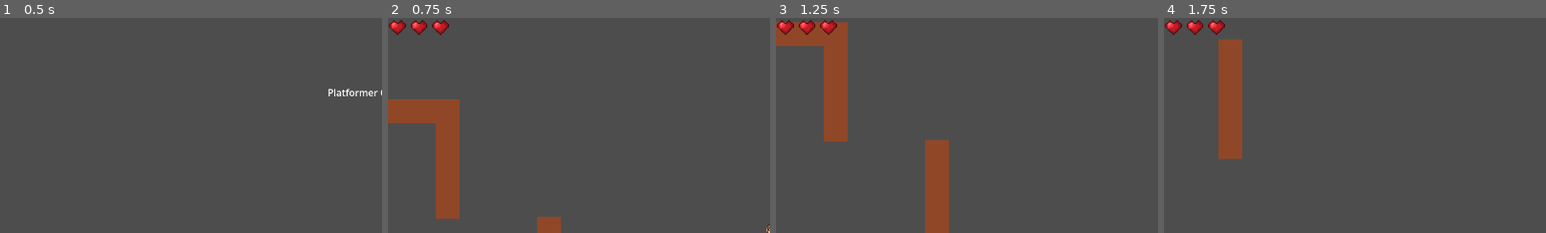
Above: before the commit, frames 1-4 (left to right).
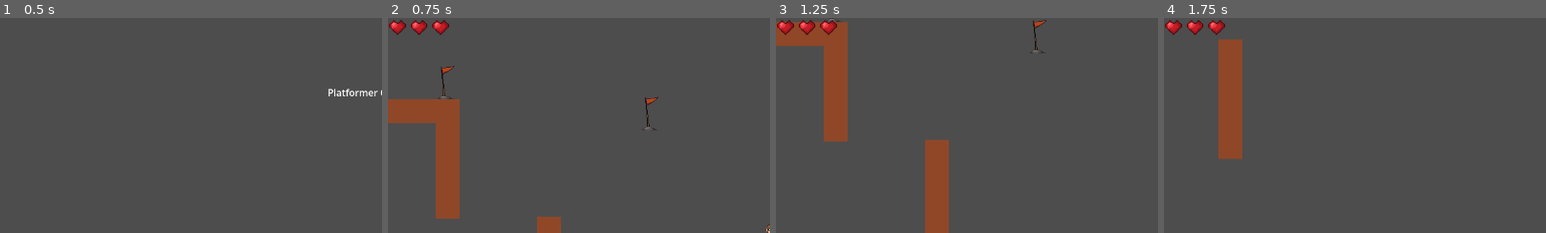
Above: after the commit, the same moments.

Repository: ShadowKnight-13/Platformer-Game
Game: Godot game, scene res://UI/main_menu.tscn
Two runs of this game, one before a commit and one after it. Both use one fixed random seed, a clock stepped at 60 frames per second and the inputs below.
Inputs:
- Up to frame 1 (0.5 s): no input
- Up to frame 2 (0.75 s): click "Start" at 0.5 s
- Up to frame 3 (1.25 s): no input
- Up to frame 4 (1.75 s): hold D (move_right) from 1.28 s (still down); tap Shift (dash) at 1.35 s; tap Space (jump) at 1.52 s
The pictures show only the part of the screen within x 0-50%, y 0-50%; the shares and areas given below are measured in that part.

Frame 1 is identical in both runs. In frame 2, 0.3% of the frame differs, in the area x 13-71%, y 22-52%; in frame 3, 0.1%; in frame 4, nothing differs.

Commit message:
checkpoint anim
idle wave animation for checkpoint

Diff:
--- a/checkpoint.tscn
+++ b/checkpoint.tscn
@@ -1,8 +1,49 @@
-[gd_scene load_steps=0 format=3 uid="uid://3ngjlfokelpb"]
+[gd_scene format=3 uid="uid://3ngjlfokelpb"]
 
 [ext_resource type="Script" uid="uid://cs37od0yb8unt" path="res://checkpoint.gd" id="1_luqgl"]
+[ext_resource type="Texture2D" uid="uid://cwgtnacbniud3" path="res://Assets/general/pg-checkpoint.png" id="2_r6hke"]
 
 [sub_resource type="CapsuleShape2D" id="CapsuleShape2D_r6hke"]
+radius = 14.0
+height = 62.0
+
+[sub_resource type="Animation" id="Animation_r6hke"]
+length = 0.001
+tracks/0/type = "value"
+tracks/0/imported = false
+tracks/0/enabled = true
+tracks/0/path = NodePath("Sprite2D:frame")
+tracks/0/interp = 1
+tracks/0/loop_wrap = true
+tracks/0/keys = {
+"times": PackedFloat32Array(0),
+"transitions": PackedFloat32Array(1),
+"update": 1,
+"values": [0]
+}
+
+[sub_resource type="Animation" id="Animation_tnhlw"]
+resource_name = "Wave1"
+length = 2.0
+loop_mode = 1
+tracks/0/type = "value"
+tracks/0/imported = false
+tracks/0/enabled = true
+tracks/0/path = NodePath("Sprite2D:frame")
+tracks/0/interp = 1
+tracks/0/loop_wrap = true
+tracks/0/keys = {
+"times": PackedFloat32Array(0, 0.5001515, 1.000303, 1.5004547),
+"transitions": PackedFloat32Array(1, 1, 1, 1),
+"update": 1,
+"values": [0, 1, 2, 3]
+}
+
+[sub_resource type="AnimationLibrary" id="AnimationLibrary_s20m7"]
+_data = {
+&"RESET": SubResource("Animation_r6hke"),
+&"Wave1": SubResource("Animation_tnhlw")
+}
 
 [node name="Area2D" type="Area2D" unique_id=1568768071]
 collision_layer = 2
@@ -10,3 +51,11 @@
 
 [node name="CollisionShape2D" type="CollisionShape2D" parent="." unique_id=65125027]
 shape = SubResource("CapsuleShape2D_r6hke")
+
+[node name="Sprite2D" type="Sprite2D" parent="." unique_id=1245561801]
+texture_filter = 1
+texture = ExtResource("2_r6hke")
+hframes = 4
+
+[node name="AnimationPlayer" type="AnimationPlayer" parent="." unique_id=1237495593]
+libraries/ = SubResource("AnimationLibrary_s20m7")
Binary file added: Assets/general/pg-checkpoint.png
Not shown, added: Assets/general/pg-checkpoint.png.import
